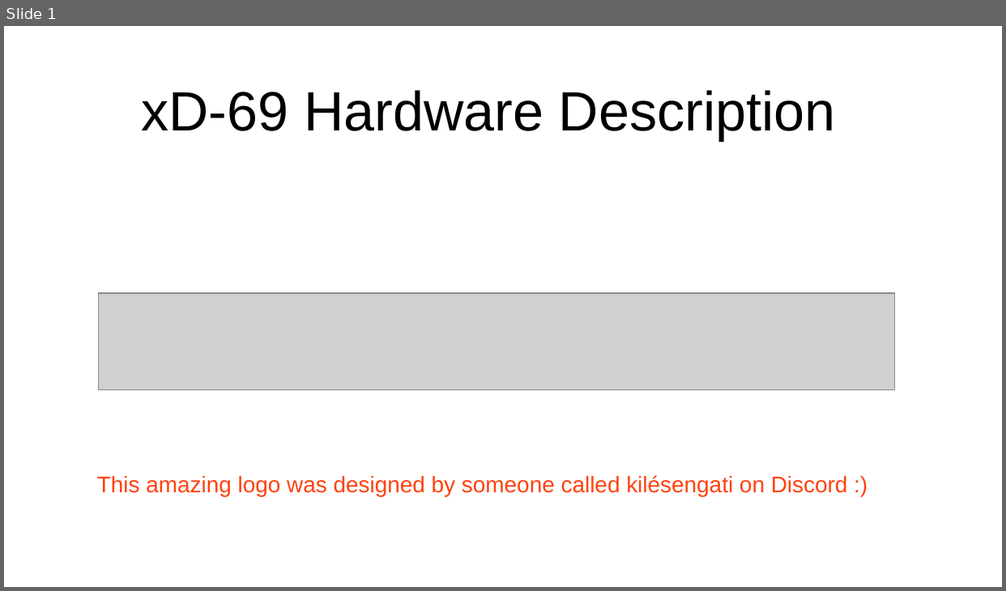
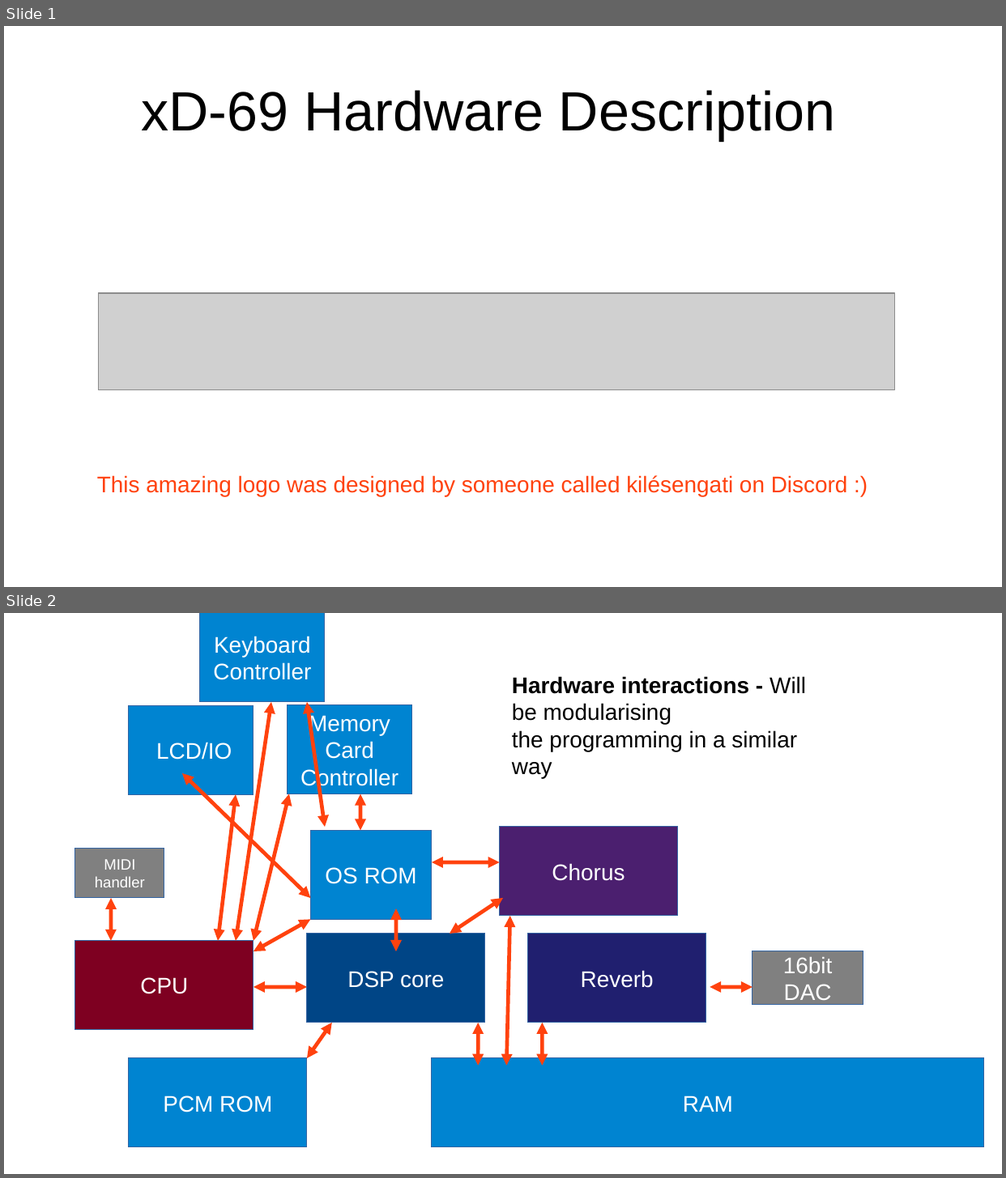
Before and after one commit to pxlsr/xD-49, a slide deck: Documentation/xD69.odp. Shown one above the other, each under a label of ours: slide 1 before the commit, slides 1 and 2 after it. The pictures are 1006x591 and 1006x1178 pixels, drawn with LibreOffice and Linux fonts; fonts in the diff are those of the drawing; grey boxes stand for pictures. Boxes give left, top, right and bottom in pixels: in the first picture for what was removed or moved away, otherwise in the second. Text is boxed around its words. In the diff, an @@ line names an element or a change of style, - is before the commit and + after.

```diff
--- a/Documentation/xD69.odp
+++ b/Documentation/xD69.odp
@@ slide 2 added at (x1=4, y1=613, x2=1002, y2=1174), background #FFFFFF @@
@@ rectangle added at (x1=201, y1=613, x2=326, y2=702), fill #0084D1, outline #3465A4 0 pt, 18 pt, text #FFFFFF @@
+Keyboard Controller
@@ text added at (x1=512, y1=676, x2=806, y2=779), 18 pt, text #000000 @@
+Hardware interactions - Will be modularising
+the programming in a similar way
@@ rectangle added at (x1=129, y1=705, x2=254, y2=794), fill #0084D1, outline #3465A4 0 pt, 18 pt, text #FFFFFF @@
+LCD/IO
@@ double arrow added from (236, 941) to (271, 702), #FF420E 3 pt @@
@@ rectangle added at (x1=288, y1=705, x2=412, y2=794), fill #0084D1, outline #3465A4 0 pt, 18 pt, text #FFFFFF @@
+Memory Card Controller
@@ double arrow added from (308, 702) to (325, 827), #FF420E 3 pt @@
@@ double arrow added from (182, 773) to (311, 898), #FF420E 3 pt @@
@@ double arrow added from (218, 941) to (236, 795), #FF420E 3 pt @@
@@ double arrow added from (254, 941) to (289, 794), #FF420E 3 pt @@
@@ double arrow added from (360, 794) to (360, 830), #FF420E 3 pt @@
@@ rectangle added at (x1=311, y1=830, x2=432, y2=919), fill #0084D1, outline #3465A4 0 pt, 18 pt, text #FFFFFF @@
+OS ROM
@@ rectangle added at (x1=500, y1=827, x2=678, y2=915), fill #4B1F6F, outline #3465A4 0 pt, 18 pt, text #FFFFFF @@
+Chorus
@@ rectangle added at (x1=75, y1=849, x2=164, y2=898), fill #808080, outline #3465A4 0 pt, 12 pt, text #FFFFFF @@
+MIDI handler
@@ double arrow added from (432, 863) to (500, 863), #FF420E 3 pt @@
@@ double arrow added from (111, 941) to (111, 898), #FF420E 3 pt @@
@@ double arrow added from (450, 934) to (503, 898), #FF420E 3 pt @@
@@ double arrow added from (254, 952) to (311, 920), #FF420E 3 pt @@
@@ double arrow added from (396, 952) to (396, 909), #FF420E 3 pt @@
@@ double arrow added from (506, 1066) to (510, 917), #FF420E 3 pt @@
@@ rectangle added at (x1=75, y1=941, x2=254, y2=1029), fill #7E0021, outline #3465A4 0 pt, 18 pt, text #FFFFFF @@
+CPU
@@ rectangle added at (x1=308, y1=934, x2=486, y2=1022), fill #004586, outline #3465A4 0 pt, 18 pt, text #FFFFFF @@
+DSP core
@@ rectangle added at (x1=528, y1=934, x2=707, y2=1022), fill #201F6F, outline #3465A4 0 pt, 18 pt, text #FFFFFF @@
+Reverb
@@ rectangle added at (x1=753, y1=952, x2=863, y2=1005), fill #808080, outline #3465A4 0 pt, 18 pt, text #FFFFFF @@
+16bit DAC
@@ double arrow added from (254, 987) to (308, 987), #FF420E 3 pt @@
@@ double arrow added from (710, 987) to (753, 987), #FF420E 3 pt @@
@@ double arrow added from (308, 1059) to (332, 1023), #FF420E 3 pt @@
@@ double arrow added from (479, 1066) to (479, 1023), #FF420E 3 pt @@
@@ double arrow added from (542, 1066) to (542, 1023), #FF420E 3 pt @@
@@ rectangle added at (x1=129, y1=1059, x2=308, y2=1148), fill #0084D1, outline #3465A4 0 pt, 18 pt, text #FFFFFF @@
+PCM ROM
@@ rectangle added at (x1=432, y1=1059, x2=984, y2=1148), fill #0084D1, outline #3465A4 0 pt, 18 pt, text #FFFFFF @@
+RAM
```
Also in this commit, not shown: 10 other files.
